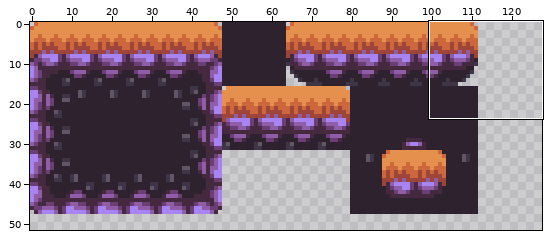
Two states of a pixel-art file, assets/sprites/ground.aseprite. Above, an overview of the earlier version with the close-up marked.
Close-up. Before the edit:
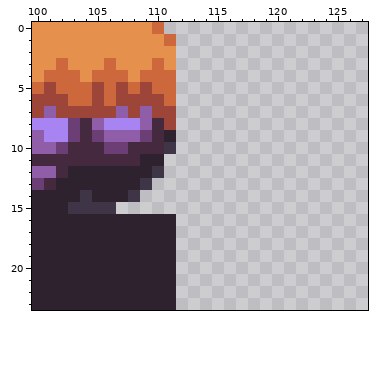
128x64 pixels, 1 frame. Shown: x 100..127, y 0..23. The wide view leaves out empty margins.
The same view after the edit:
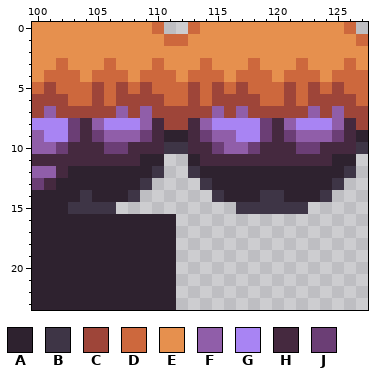
Palette (. is transparent): A #2e222f  B #3e3546  C #9e4539  D #cd683d  E #e6904e  F #905ea9  G #a884f3  H #45293f  J #6b3e75
Difference:
Colour A now appears in row 9 at x 112 and 127; in row 11 at x 113 and 125 to 126; in row 12 at x 114 to 125; in row 13 at x 115 to 124; in row 14 at x 116 to 118 and 121 to 123.
Colour B now appears in row 10 at x 112 and 127; in row 12 at x 113 and 126; in row 13 at x 114 and 125; in row 14 at x 115, 119 to 120 and 124; in row 15 at x 117 to 122.
Colour C now appears in row 5 at x 113, 115, 117, 121, 123 and 125; in row 6 at x 113, 115 to 118, 121 and 123 to 126; in row 7 at x 112 to 114, 116, 118 to 122, 124 and 126 to 127; in row 8 at x 112 and 127.
Colour D now appears in row 0 at x 113 and 126; in row 1 at x 112 and 127; in row 3 at x 114, 118, 122 and 126; in row 4 at x 113 to 115, 117 to 119, 121 to 123 and 125 to 127; in row 5 at x 112, 114, 116, 118 to 120, 122, 124 and 126 to 127; in row 6 at x 112, 114, 119 to 120, 122 and 127.
Colour E now appears in row 0 at x 114 to 125; in row 1 at x 113 to 126; in row 2 at x 112 to 127; in row 3 at x 112 to 113, 115 to 117, 119 to 121, 123 to 125 and 127; in row 4 at x 112, 116, 120 and 124.
Colour F now appears in row 7 at x 115, 117, 123 and 125; in row 8 at x 114, 121 and 125; in row 9 at x 115 to 116 and 122 to 124; in row 10 at x 116 to 117.
Colour G now appears in row 8 at x 115 to 118 and 122 to 124; in row 9 at x 117 to 118.
Colour H now appears in rows 8 to 9 at x 113, 120 and 126; in row 10 at x 113 to 114, 119 to 121 and 124 to 126; in row 11 at x 114 to 124.
Colour J now appears in row 8 at x 119; in row 9 at x 114, 119, 121 and 125; in row 10 at x 115, 118 and 122 to 123.
